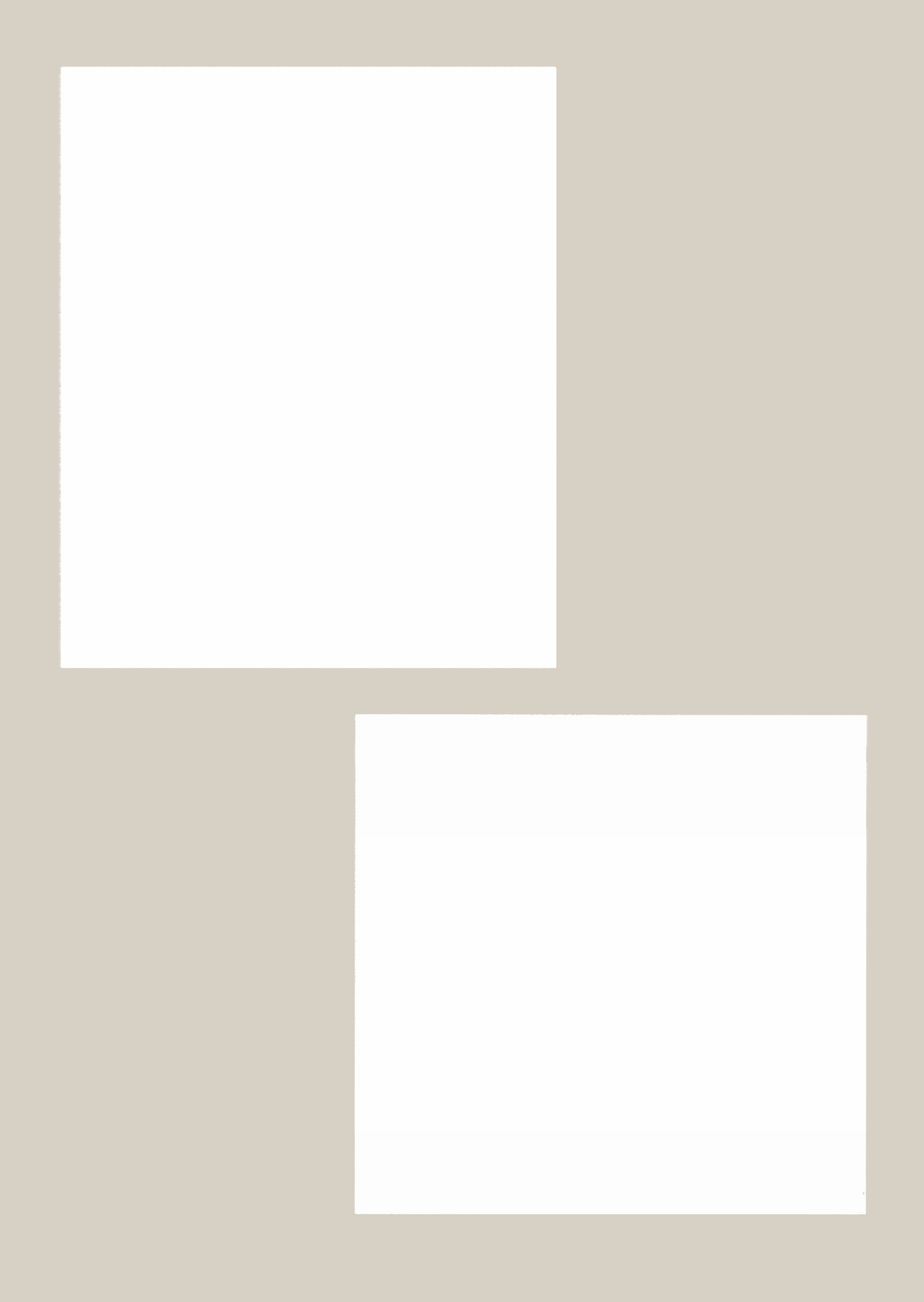
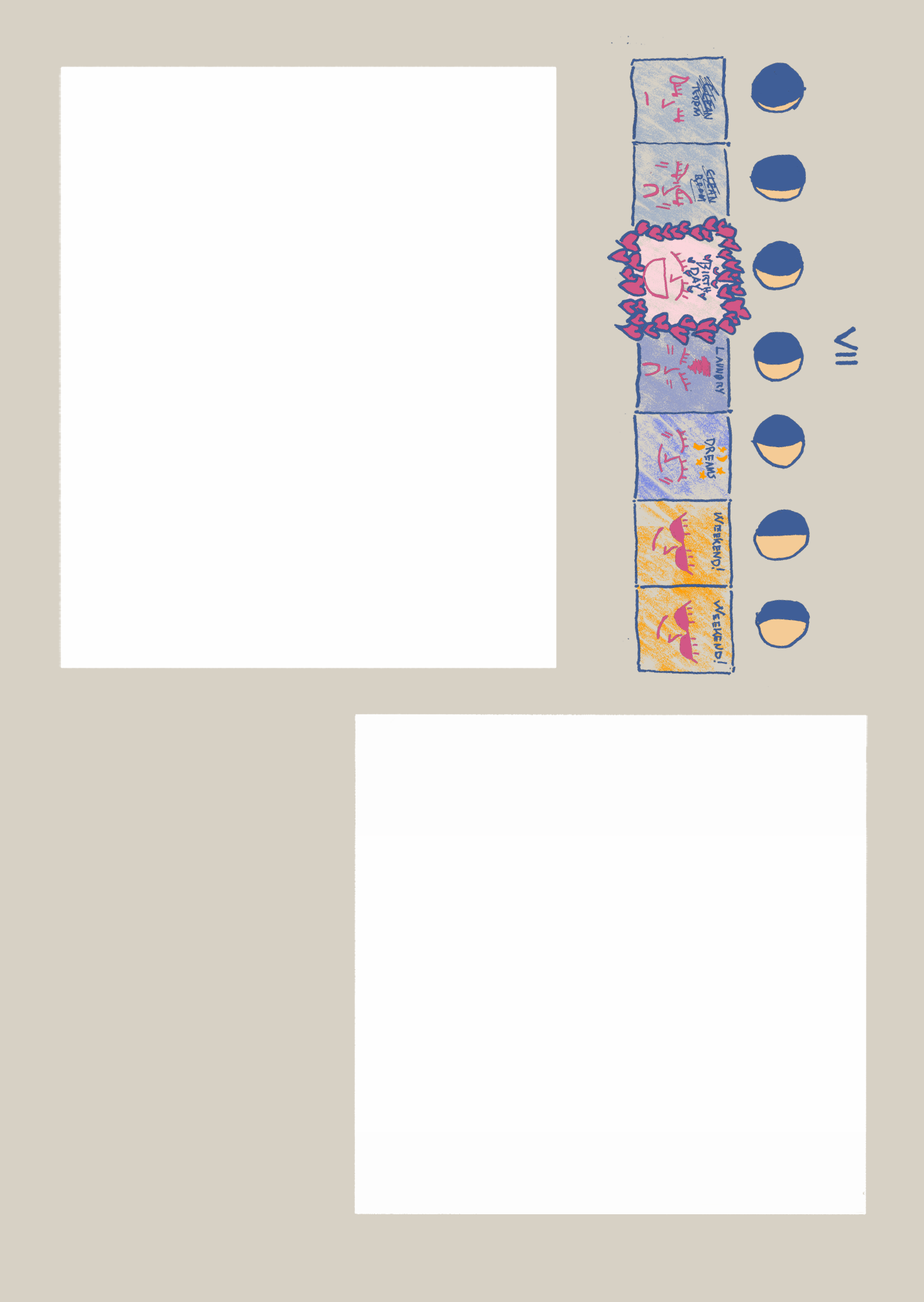
Before/after of a 924 × 1302 layered artwork. What changed in the layer stack:
added group "calendar" with 24 layers above "Layer 1" over (x1=606, y1=35, x2=859, y2=688)
added layer "sat-sun-face" (1st of 2, in "calendar") in group "calendar" over (x1=651, y1=507, x2=695, y2=577)
added layer "sat-sun-face" (2nd of 2, in "calendar") in group "calendar" over (x1=655, y1=595, x2=700, y2=665)
added layer "fri-face" in group "calendar" over (x1=641, y1=343, x2=712, y2=392)
added layer "thu-face" in group "calendar" over (x1=656, y1=428, x2=690, y2=486)
added layer "wed-face" in group "calendar" over (x1=642, y1=250, x2=690, y2=302)
added layer "tue-face" in group "calendar" over (x1=642, y1=159, x2=694, y2=211)
added layer "mon-face" in group "calendar" over (x1=643, y1=74, x2=691, y2=124)
added layer "sun" in group "calendar" over (x1=711, y1=600, x2=728, y2=665)
added layer "stars-line-color" in group "calendar" over (x1=691, y1=441, x2=730, y2=482)
added layer "thu" in group "calendar" over (x1=692, y1=437, x2=729, y2=481)
added layer "wed" in group "calendar" over (x1=682, y1=253, x2=722, y2=301)
added layer "tue" in group "calendar" over (x1=689, y1=165, x2=721, y2=204)
added layer "mon" in group "calendar" over (x1=691, y1=74, x2=721, y2=121)
added layer "calendar1" in group "calendar" over (x1=606, y1=35, x2=859, y2=688)
added layer "hearts-color" in group "calendar" over (x1=609, y1=216, x2=751, y2=345)
added layer "fri-color" in group "calendar" over (x1=633, y1=411, x2=735, y2=674)
added layer "thu-color" in group "calendar" over (x1=634, y1=324, x2=731, y2=415)
added layer "wed-color" in group "calendar" over (x1=624, y1=225, x2=742, y2=331)
added layer "tue-color" in group "calendar" over (x1=631, y1=141, x2=732, y2=235)
added layer "mon-color" in group "calendar" over (x1=631, y1=57, x2=728, y2=146)
added layer "moons-color" in group "calendar" over (x1=753, y1=94, x2=809, y2=648)
…and 3 more changes (3 added)
